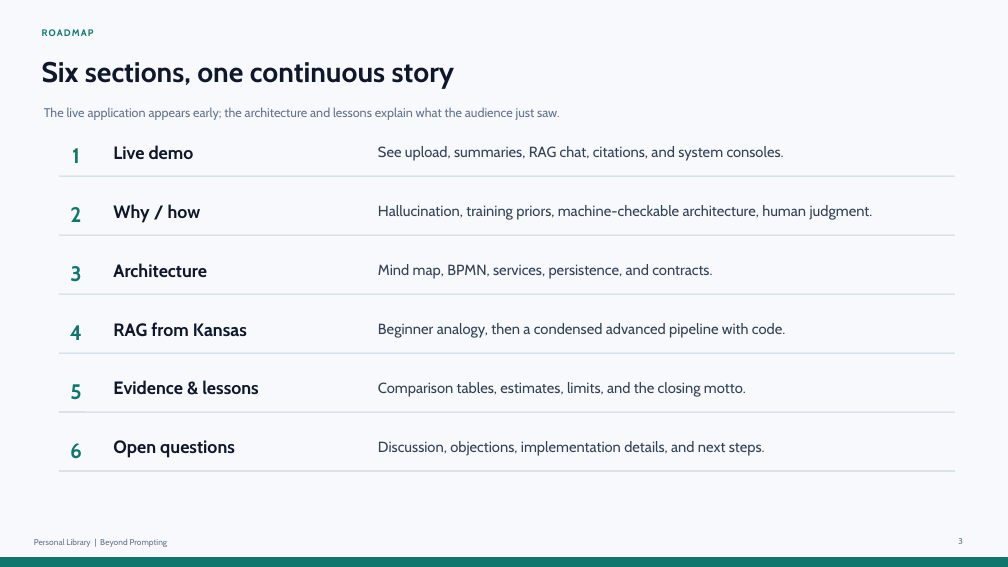
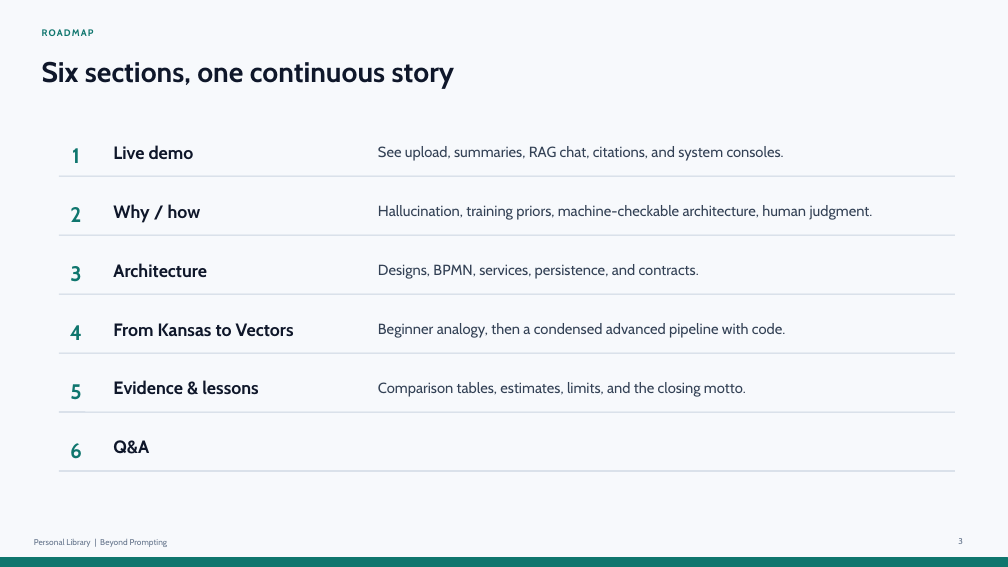
Before and after one commit to epascalau/personal-library, a slide deck: slide 3 of docs/presentations/beyond-prompting-local-rag.pptx. Drawn at 1008x567 pixels with LibreOffice and Linux fonts; fonts in the diff are those of the drawing. Boxes give left, top, right and bottom in pixels: in the first picture for what was removed or moved away, otherwise in the second. Text is boxed around its words. In the diff, an @@ line names an element or a change of style, - is before the commit and + after.

```diff
--- a/docs/presentations/beyond-prompting-local-rag.pptx
+++ b/docs/presentations/beyond-prompting-local-rag.pptx
@@ text removed at bbox=[44, 107, 560, 120] @@
-The live application appears early; the architecture and lessons explain what the audience just saw.
@@ text at bbox=[378, 264, 699, 279]: text changed @@
-Mind map, BPMN, services, persistence, and contracts.
+Designs, BPMN, services, persistence, and contracts.
@@ text at bbox=[113, 323, 294, 337]: text changed @@
-RAG from Kansas
+From Kansas to Vectors
@@ text at bbox=[113, 440, 149, 454]: text changed @@
-Open questions
+Q&A
@@ text removed at bbox=[378, 441, 765, 456] @@
-Discussion, objections, implementation details, and next steps.
```
Also in this commit, not shown: 15 other slides changed, 3 slides added, 11 slides removed, 4 other files.
